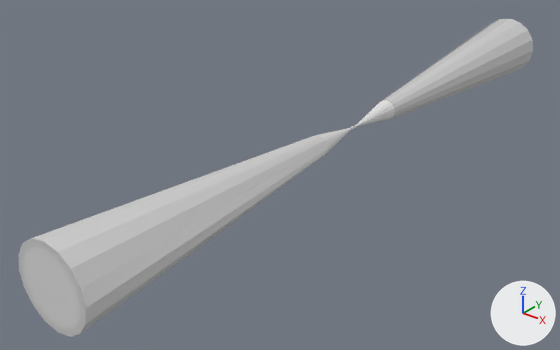
A saved change to the glTF model Nozzle.gltf.
Camera for both pictures: a camera (50 mm lens) standing at (64.6, -100.3, 48.7) and looking at (-7.3, -10.3, -7.1). Every picture has the same lights, and +X, +Y and +Z are marked at lower right.

The first picture shows 'BeampipeOuter_0', 'NozzleBCH_left_0', 'NozzleBCH_right_0', 'NozzleW_left_0', 'NozzleW_right_0'.
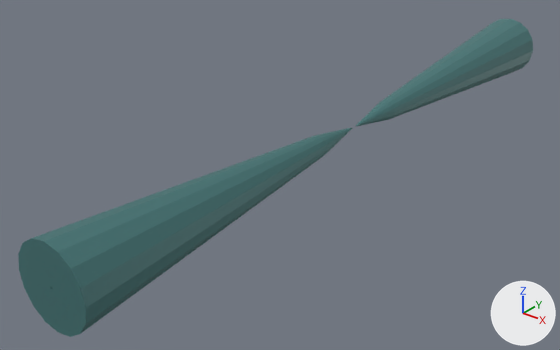
The newer file is also rescaled (x0.1) as a whole; pictures and numbers use the older file's frame.

Boxes [x1, y1, x2, y2] around the edits, measured in the pictures (560 x 350 px):
'NozzleBCH_right_0', recoloured (white to cyan): [18, 135, 327, 337] in both
'NozzleBCH_left_0', recoloured, surface changed (white to cyan): [380, 19, 533, 119] in both
'NozzleW_right_0', recoloured (white to cyan): [24, 128, 352, 329] in both
'NozzleW_left_0', recoloured, surface changed (white to cyan): [356, 100, 395, 126] in both
'BeampipeOuter_0', deleted: before [350, 123, 359, 130]

What changed in the scene script:
```text
Change mat_material_0:
    mat_material_0.base_color: (0.8, 0.8, 0.8) -> (0.0588, 0.184, 0.184)  # white #e7e7e7 -> dark cyan #457777
Change mat_material_1:
    mat_material_1.base_color: (0.8, 0.8, 0.8) -> (0.0588, 0.184, 0.184)  # white #e7e7e7 -> dark cyan #457777
Change mat_material_2:
    mat_material_2.base_color: (0.8, 0.8, 0.8) -> (0.0588, 0.184, 0.184)  # white #e7e7e7 -> dark cyan #457777
Change mat_material_3:
    mat_material_3.base_color: (0.8, 0.8, 0.8) -> (0.0588, 0.184, 0.184)  # white #e7e7e7 -> dark cyan #457777
    mat_material_3.metallic: 0.219 -> 0.0591
    mat_material_3.roughness: 0.848 -> 0.514
Change me_mesh_2:
    where me_mesh_2.from_pydata(...)  # 160 vertices, 320 faces; spans x -5.0..5.0, y -59.9..-0.6, z -5.0..5.0
    remove me_mesh_2.materials.append(mat_material_2)  # white #e7e7e7
    add me_mesh_2.materials.append(mat_material_0)  # dark cyan #457777
Change me_mesh_3:
    where me_mesh_3.from_pydata(...)  # 160 vertices, 320 faces; spans x -5.0..5.0, y 0.6..59.9, z -5.0..5.0
    remove me_mesh_3.materials.append(mat_material_3)  # white #e7e7e7
    add me_mesh_3.materials.append(mat_material_1)  # dark cyan #457777
Change me_mesh_4:
    where me_mesh_4.from_pydata(...)  # 96 vertices, 192 faces; spans x -6.0..6.0, y -59.9..-10.0, z -6.0..6.0
    remove me_mesh_4.materials.append(mat_material_4)  # white #e7e7e7
    add me_mesh_4.materials.append(mat_material_2)  # dark cyan #457777
Change me_mesh_5:
    where me_mesh_5.from_pydata(...)  # 96 vertices, 192 faces; spans x -6.0..6.0, y 10.0..59.9, z -6.0..6.0
    remove me_mesh_5.materials.append(mat_material_5)  # white #e7e7e7
    add me_mesh_5.materials.append(mat_material_3)  # dark cyan #457777
Remove ob_beampipeouter_0:
    ob_beampipeouter_0 = bpy.data.objects.new('BeampipeOuter_0', me_mesh_1)
    ob_beampipeouter_0.location = (0.0, 0.0, 0.0)
```
